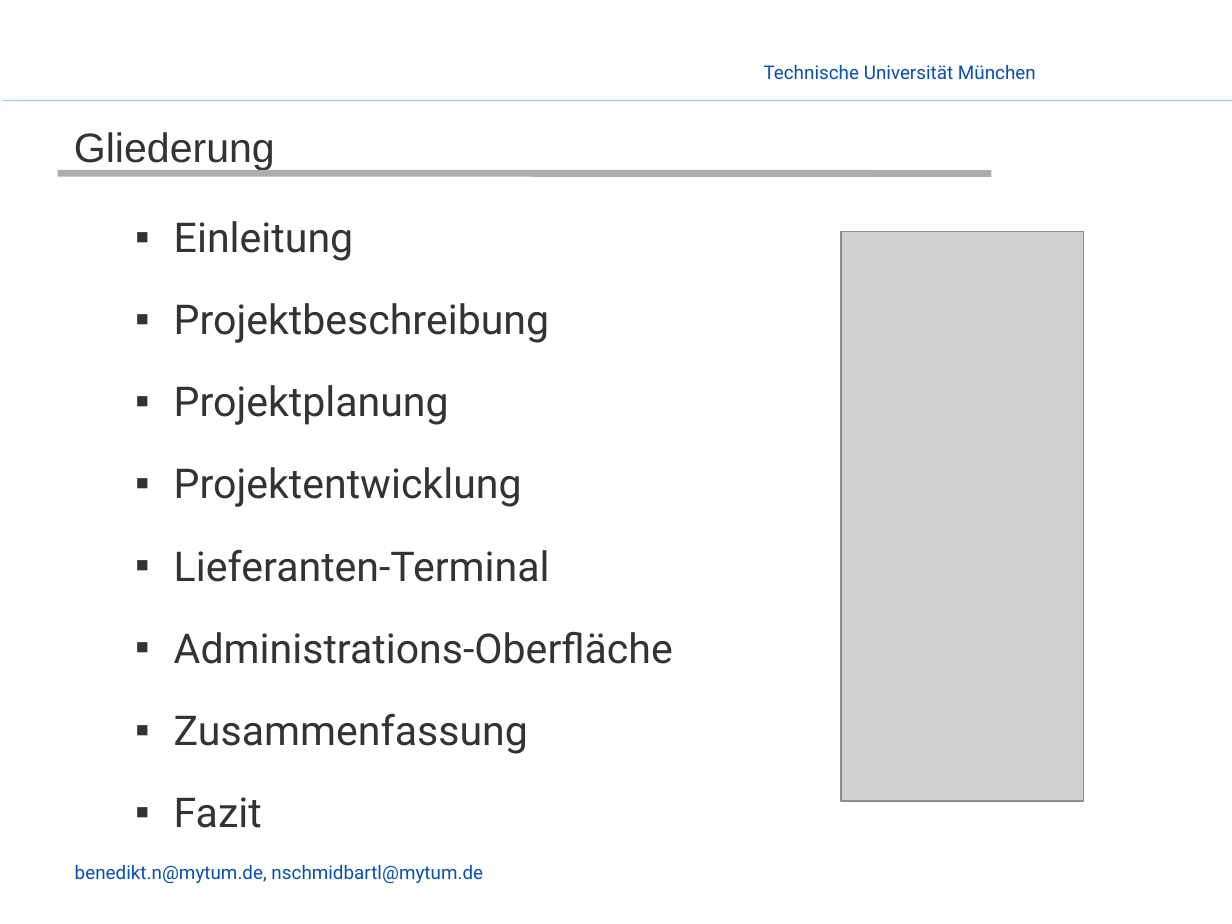
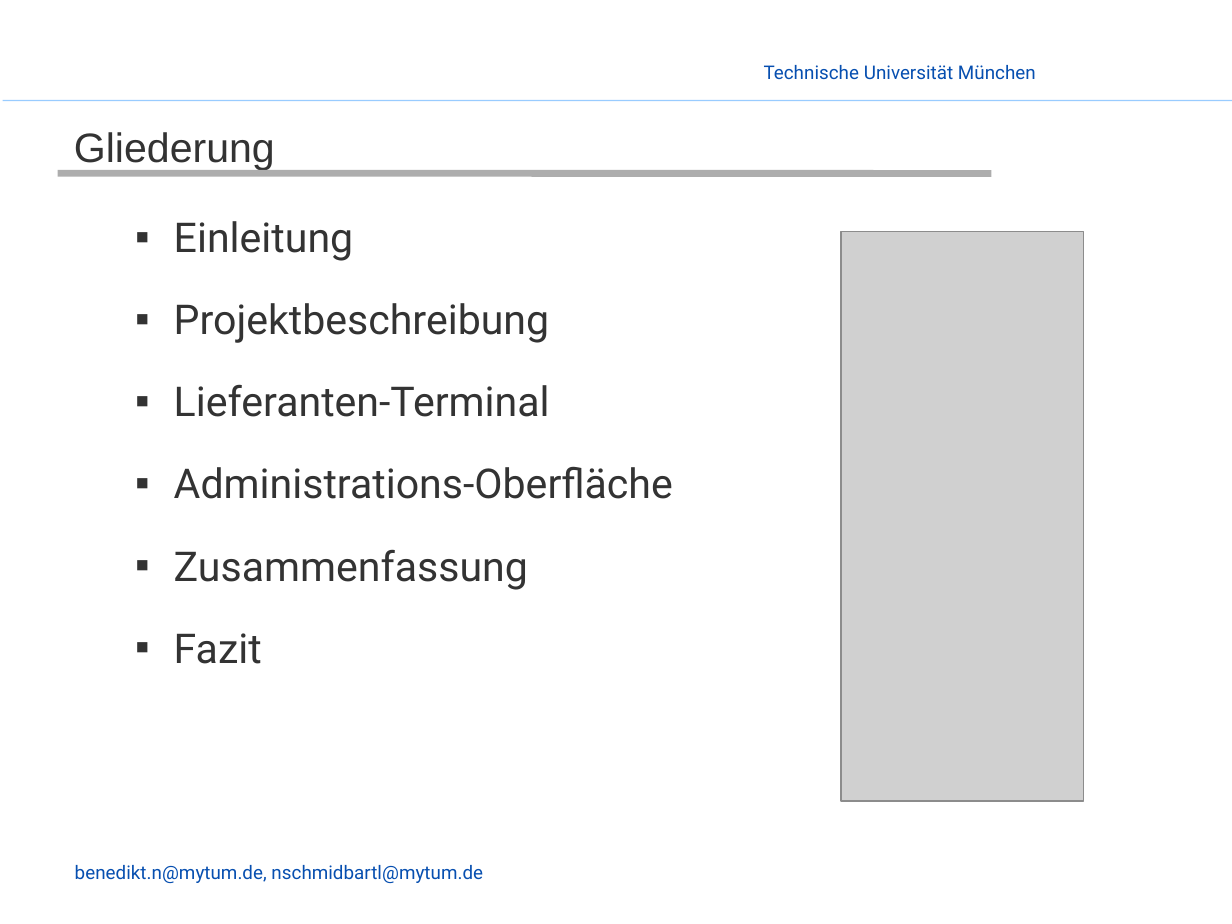
Before and after one commit to enjayes/logistikapp, a slide deck: slide 2 of Präsentation/Presentation - Benjo.pptx. Drawn at 1232x924 pixels with LibreOffice and Linux fonts; fonts in the diff are those of the drawing; grey boxes stand for pictures; background and template pictures are left out. Boxes give left, top, right and bottom in pixels: in the first picture for what was removed or moved away, otherwise in the second. Text is boxed around its words. In the diff, an @@ line names an element or a change of style, - is before the commit and + after.

```diff
--- a/Präsentation/Presentation - Benjo.pptx
+++ b/Präsentation/Presentation - Benjo.pptx
@@ text at (x1=174, y1=385, x2=522, y2=507): paragraphs removed @@
-  ▪ Projektplanung
-  ▪ Projektentwicklung
```
Also in this commit, not shown: 1 other file.
